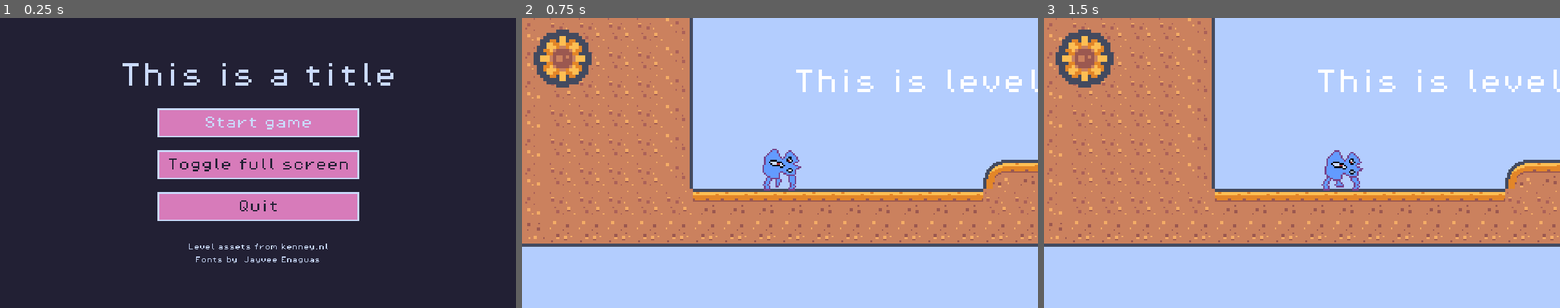
Above: before the commit, frames 1-3 (left to right).
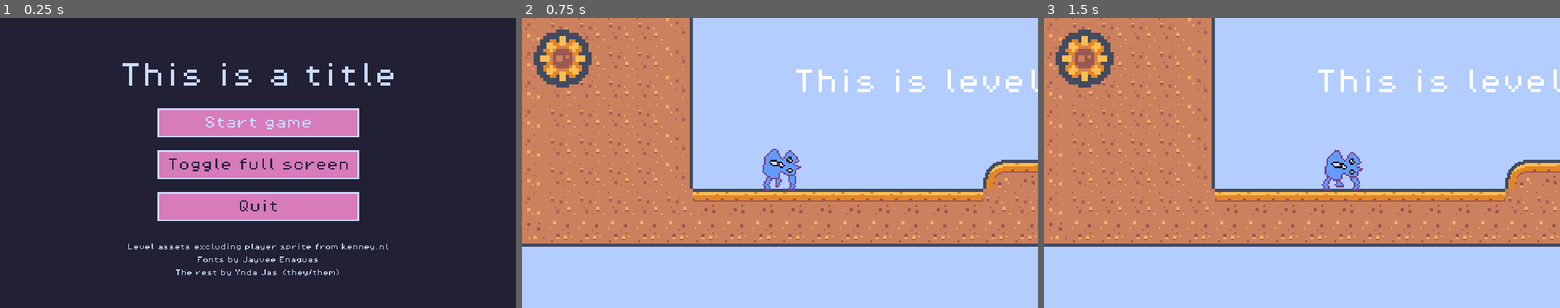
Above: after the commit, the same moments.

Repository: yndajas/ludum-dare-54
Game: Godot game, scene res://scenes/main_menu.tscn
Two runs of this game, one before a commit and one after it. Both use one fixed random seed, a clock stepped at 60 frames per second and the inputs below. Sound files missing from this copy of the repository are replaced by a short silence.
Inputs (mouse positions are in pixels of both pictures, inside the frame that each line leads up to):
- Up to frame 1 (0.25 s): no input
- Up to frame 2 (0.75 s): click "Start game" at 0.5 s
- Up to frame 3 (1.5 s): tap Enter at 1.25 s; move the mouse to (1415, 148) at 1.27 s; hold Right (move_right) from 1.28 s (still down)

The runs differ from the first frame. In frame 1, 0.6% of the frame differs, in the area x 24-76%, y 77-89%; in frame 2, nothing differs; in frame 3, nothing differs.

Commit message:
Update credits

Diff:
--- a/scenes/main_menu.tscn
+++ b/scenes/main_menu.tscn
@@ -30,9 +30,11 @@
 theme_override_fonts/normal_font = ExtResource("3_w6bm7")
 theme_override_font_sizes/normal_font_size = 8
 bbcode_enabled = true
-text = "[center]Level assets from kenney.nl
+text = "[center]Level assets excluding player sprite from kenney.nl
 
-[center]Fonts by  Jayvee Enaguas"
+[center]Fonts by Jayvee Enaguas
+
+[center]The rest by Ynda Jas (they/them)"
 
 [node name="MenuItems" type="VBoxContainer" parent="."]
 offset_left = 195.0
